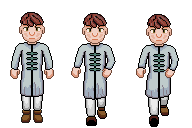
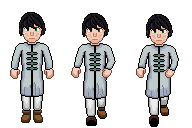
Before/after of a 192px x 128px layered artwork. What changed in the layer stack:
renamed "head" to "man_0", hid it, moved it above "man_1" over [19, 13, 45, 43]
added layer "man_1" in group "standing" over [19, 12, 46, 43]
hid "brown-Long-hair copy" over [20, 12, 44, 27]
added layer "man_1 copy" in group "halfStep" over [82, 13, 109, 44]
hid "head copy #1" over [82, 13, 108, 44]
added layer "man_1 copy #1" in group "fullStep" over [146, 14, 173, 45]
hid "head copy #2" over [146, 14, 172, 45]
